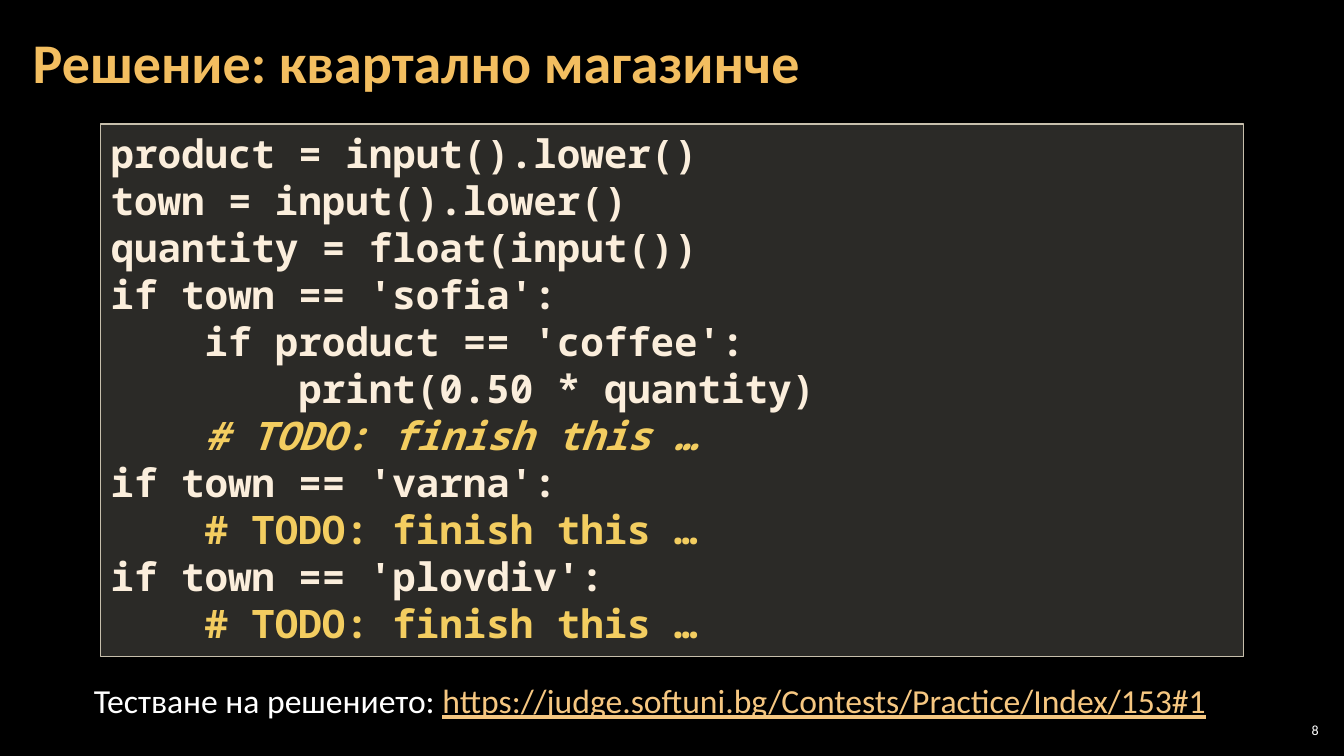
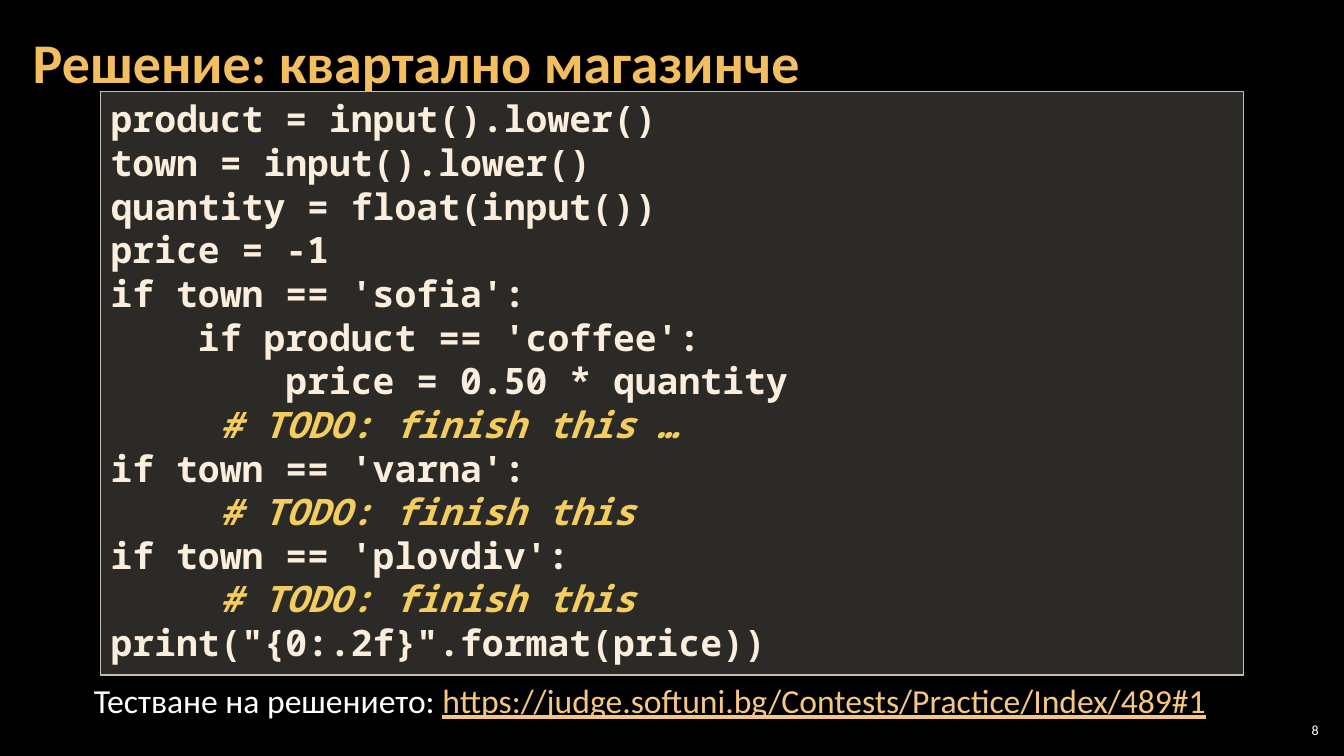
Before and after one commit to Software-University/Python-Basics, a slide deck: slide 8 of 4. Complex-Conditions/4. Complex-Conditions.pptx. Drawn at 1344x756 pixels with LibreOffice and Linux fonts; fonts in the diff are those of the drawing; background and template pictures are left out. Boxes give left, top, right and bottom in pixels: in the first picture for what was removed or moved away, otherwise in the second. Text is boxed around its words. In the diff, an @@ line names an element or a change of style, - is before the commit and + after.

```diff
--- a/4. Complex-Conditions/4. Complex-Conditions.pptx
+++ b/4. Complex-Conditions/4. Complex-Conditions.pptx
@@ rectangle "product = input().lower()" resized from (x1=101, y1=124, x2=1243, y2=656) to (x1=101, y1=92, x2=1243, y2=676) @@
@@ text in rectangle at (x1=111, y1=104, x2=701, y2=578): size 28 to 26 pt in "product = input().lower()", "town = input().lower()", "quantity = float(input())", "if town == 'sofia':" and 4 more places @@
@@ text in rectangle at (x1=111, y1=235, x2=329, y2=272): paragraph added @@
+price = -1
@@ text in rectangle at (x1=285, y1=366, x2=788, y2=403): text changed; size 28 to 26 pt @@
-print(0.50 * quantity)
+price = 0.50 * quantity
@@ text in rectangle at (x1=264, y1=497, x2=635, y2=526): text changed; size 28 to 26 pt; italic on @@
-# TODO: finish this …
+# TODO: finish this
@@ text in rectangle at (x1=111, y1=584, x2=766, y2=665): text changed; size 28 to 26 pt; text colour #F3CD60 to #FBEEDC @@
-# TODO: finish this …
+# TODO: finish this
+print("{0:.2f}".format(price))
@@ text at (x1=94, y1=689, x2=1205, y2=719): text changed @@
-Тестване на решението: https://judge.softuni.bg/Contests/Practice/Index/153#1
+Тестване на решението: https://judge.softuni.bg/Contests/Practice/Index/489#1
```
Also in this commit, not shown: 9 other slides changed, 10 other files.
